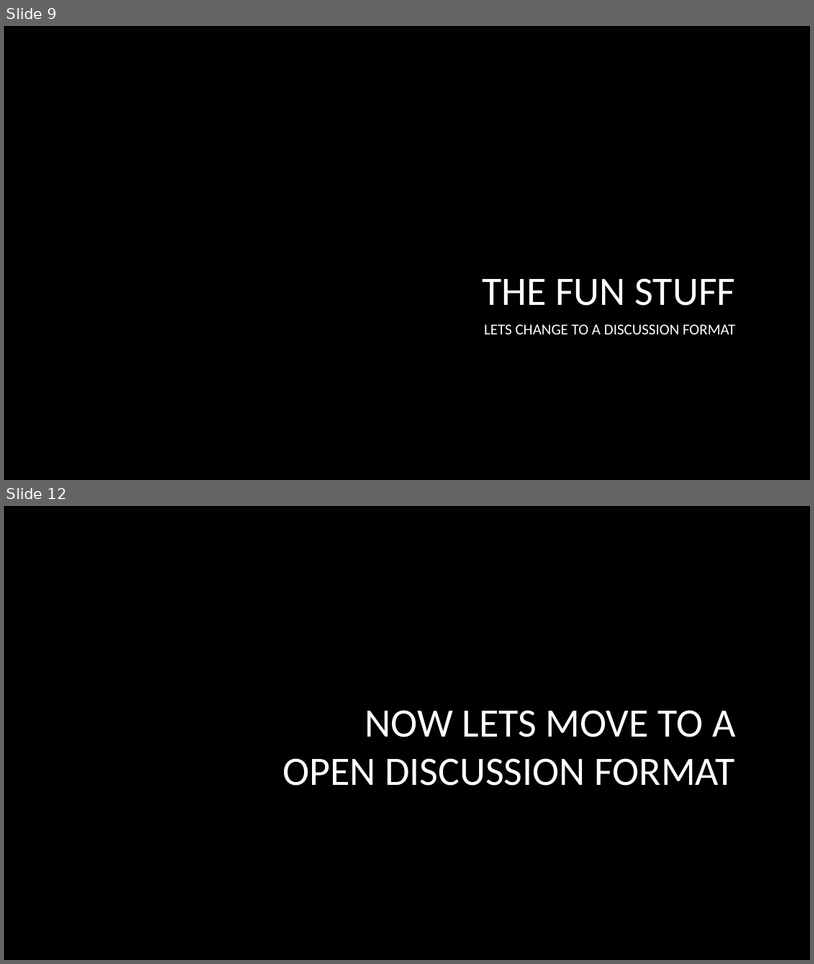
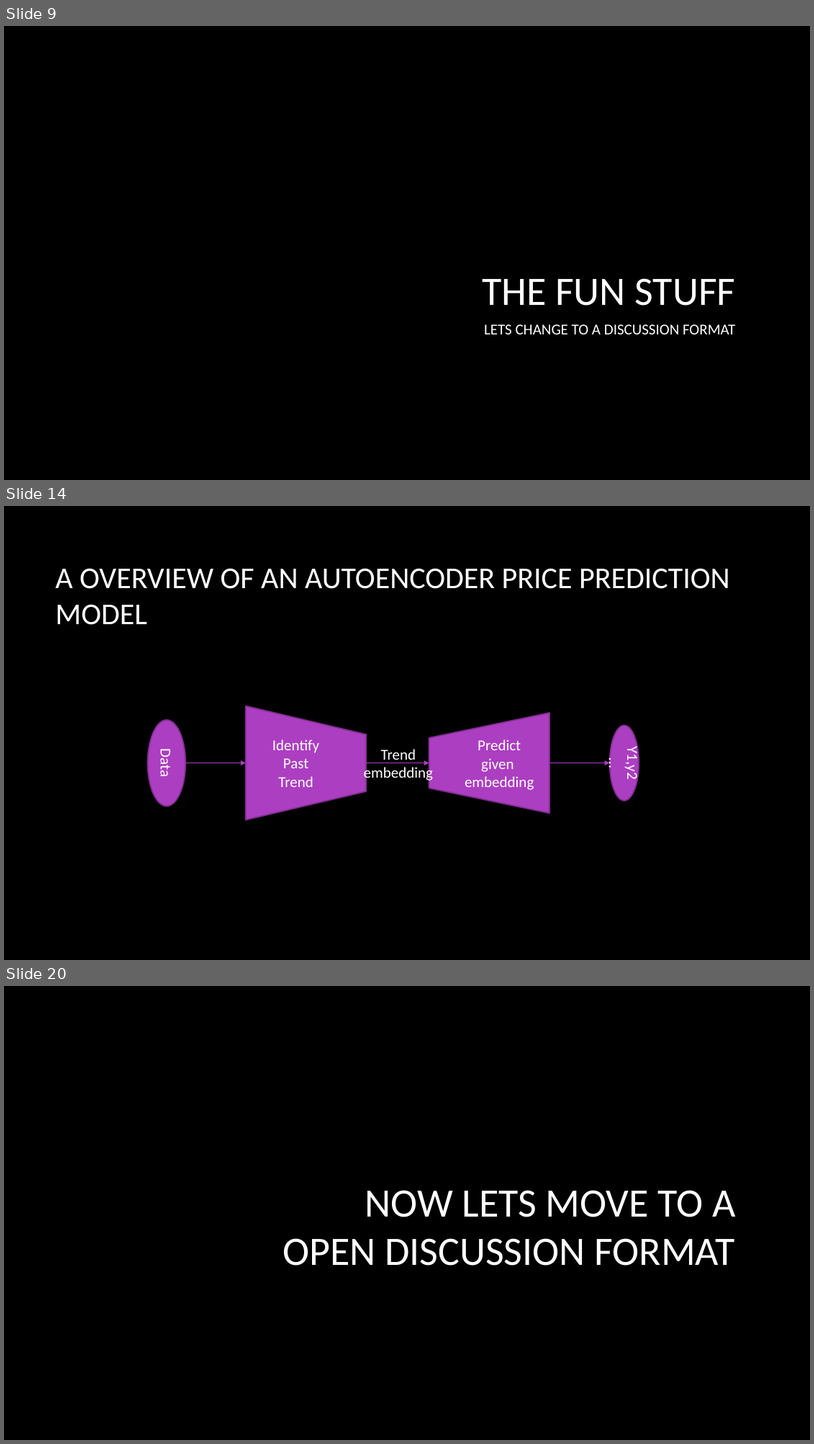
Before and after one commit to ashleysmart/mlgym, a slide deck: stock_price/CrypotHackaton.pptx. Shown one above the other, each under a label of ours: slides 9 and 12 before the commit, slides 9, 14 and 20 after it; the slides between them are not shown. The pictures are 814x964 and 814x1444 pixels, drawn with LibreOffice and Linux fonts; fonts in the diff are those of the drawing; background and template pictures are left out. Boxes give left, top, right and bottom in pixels: in the first picture for what was removed or moved away, otherwise in the second. Text is boxed around its words. In the diff, an @@ line names an element or a change of style, - is before the commit and + after.

```diff
--- a/stock_price/CrypotHackaton.pptx
+++ b/stock_price/CrypotHackaton.pptx
@@ slide 14 added at (4, 506, 810, 960), background picture (left out) @@
@@ title added at (55, 568, 730, 625), 36 pt, text #FFFFFF @@
+A OVERVIEW OF AN AUTOENCODER PRICE PREDICTION MODEL
@@ ellipse added at (148, 720, 186, 806), fill #AC3EC1, outline #7F2E8F 1.5 pt, 18 pt, text #FFFFFF @@
+Data
@@ trapezoid added at (246, 706, 366, 820), fill #AC3EC1, outline #7F2E8F 1.5 pt, 18 pt, text #FFFFFF @@
+Identify
+Past
+Trend
@@ trapezoid added at (430, 713, 550, 813), fill #AC3EC1, outline #7F2E8F 1.5 pt, 18 pt, text #FFFFFF @@
+Predict
+given
+embedding
@@ ellipse added at (610, 725, 639, 800), fill #AC3EC1, outline #7F2E8F 1.5 pt, 18 pt, text #FFFFFF @@
+Y1,y2…
@@ elbow arrow added from (185, 763) to (246, 763), #AC3EC1 0.75 pt @@
@@ text added at (364, 749, 433, 782), 18 pt, text #FFFFFF @@
+Trend
+embedding
@@ arrow added from (366, 763) to (430, 763), #AC3EC1 0.75 pt @@
@@ arrow added from (550, 763) to (610, 763), #AC3EC1 0.75 pt @@
@@ what was slide 12 is now slide 20 @@
```
Also in this commit, not shown: 8 slides changed, 7 other slides added, 1 slide removed.
